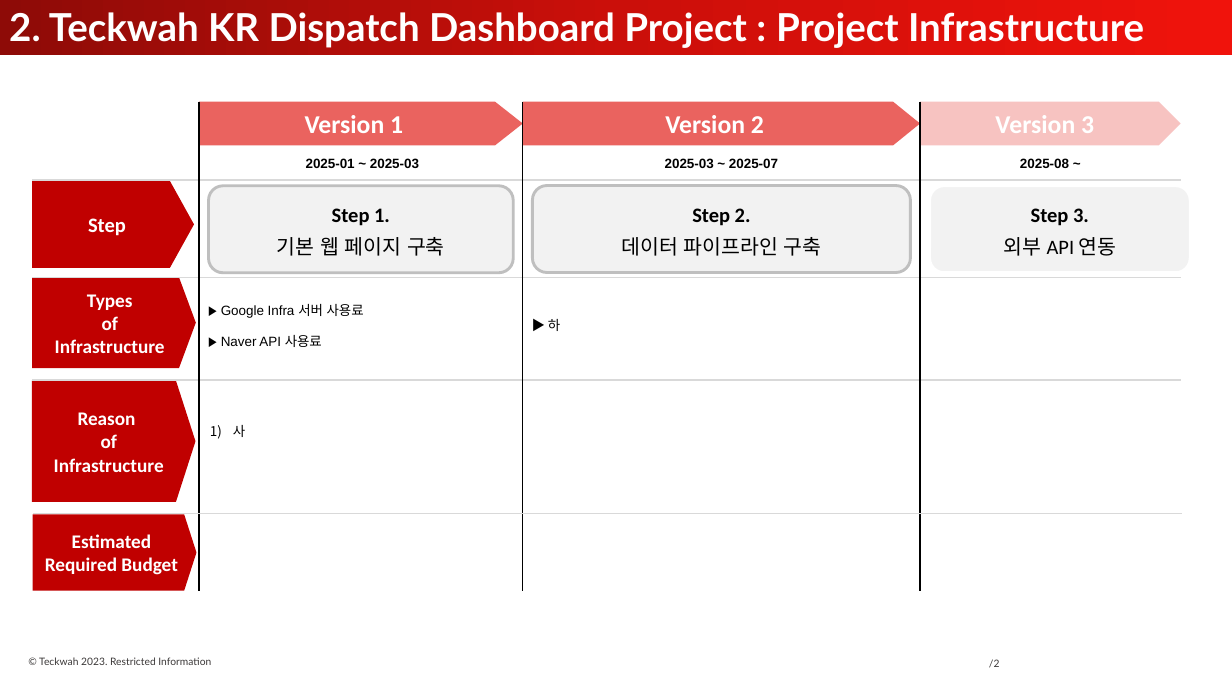
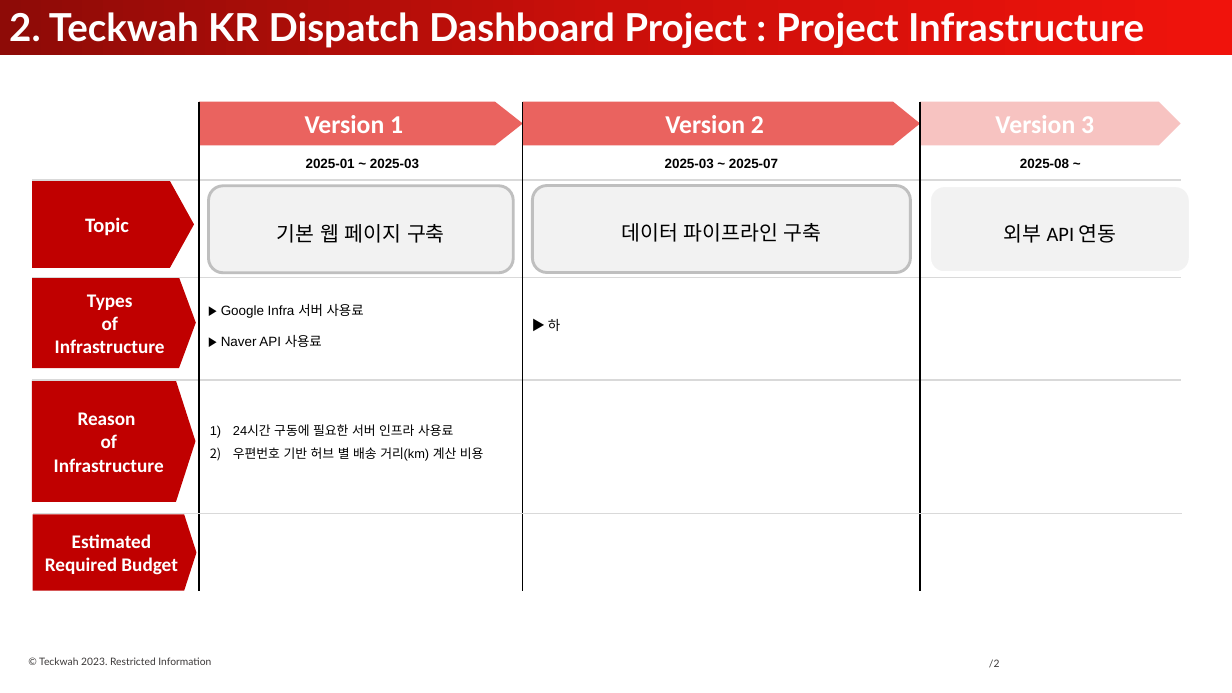
Before and after one commit to ppark-jjong/TWLKR-TMS, a slide deck: slide 2 of TWLKR Dispatch Dashboard Project.pptx. Drawn at 1232x693 pixels with LibreOffice and Linux fonts; fonts in the diff are those of the drawing; background and template pictures are left out. Boxes give left, top, right and bottom in pixels: in the first picture for what was removed or moved away, otherwise in the second. Text is boxed around its words. In the diff, an @@ line names an element or a change of style, - is before the commit and + after.

```diff
--- a/TWLKR Dispatch Dashboard Project.pptx
+++ b/TWLKR Dispatch Dashboard Project.pptx
@@ text in rounded rectangle at [332,208,390,226]: paragraph removed @@
-Step 1.
@@ text in rounded rectangle at [692,208,751,226]: paragraph removed @@
-Step 2.
@@ vertical alignment top to middle in 3 elements at [532,186,910,273], [209,186,514,273], [930,186,1190,273] @@
@@ text in rounded rectangle at [1031,208,1089,226]: paragraph removed @@
-Step 3.
@@ text in pentagon arrow at [85,217,129,236]: text changed @@
-Step
+Topic
@@ text at [233,424,484,461]: text changed; size 10.5 to 10 pt @@
-1) 사
+1) 24시간 구동에 필요한 서버 인프라 사용료
+2) 우편번호 기반 허브 별 배송 거리(km) 계산 비용
```
Also in this commit, not shown: 1 other slide changed, 28 other files.
